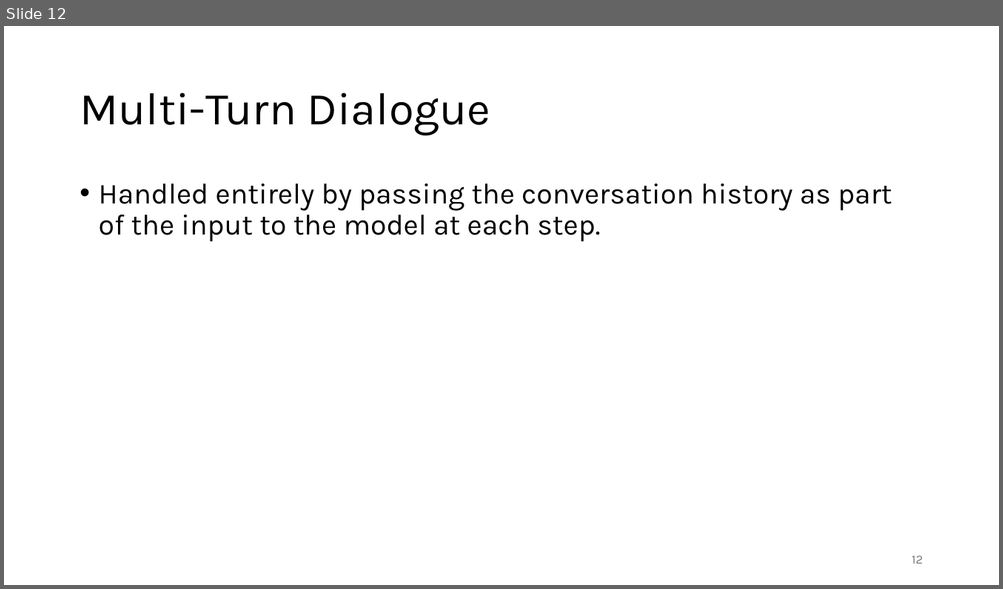
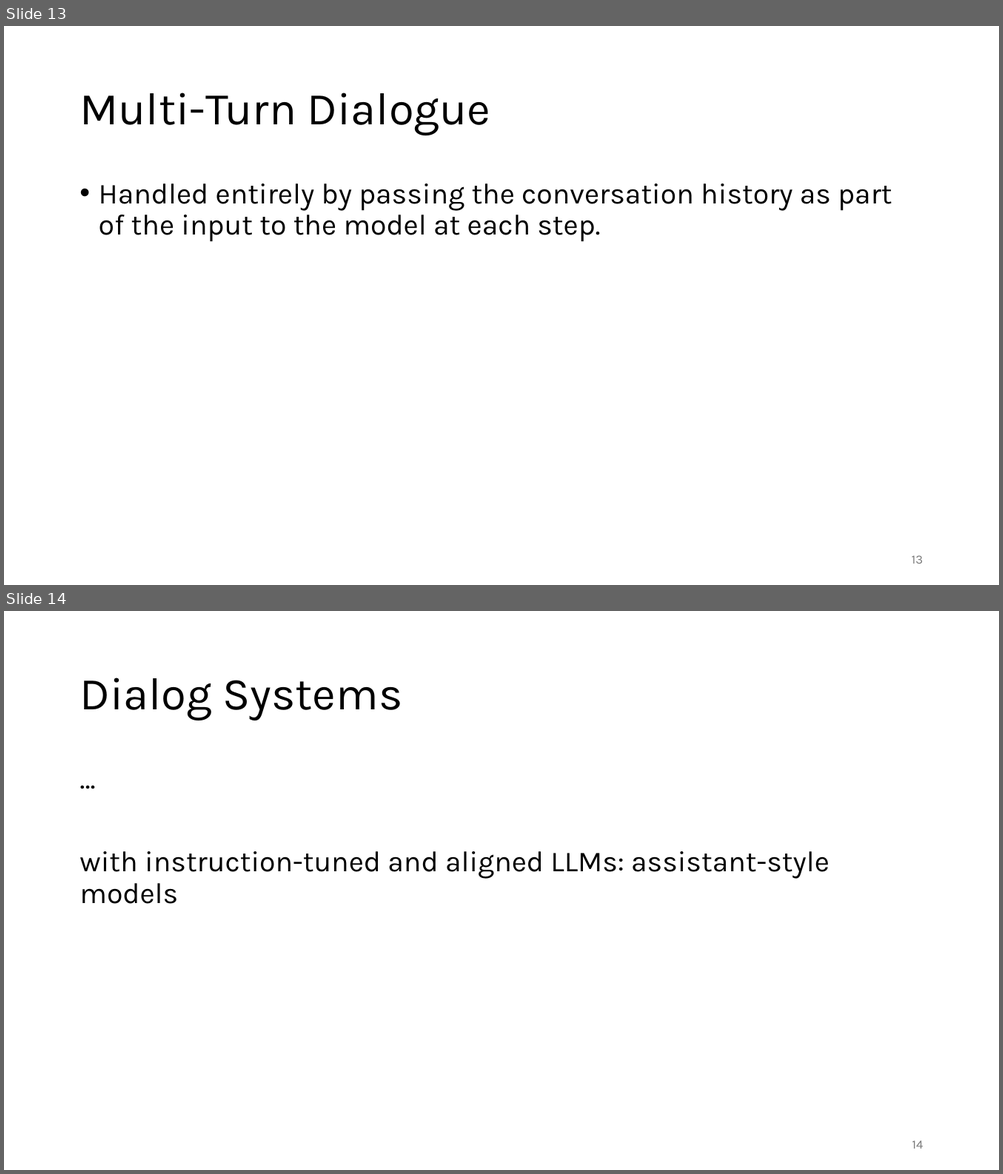
Before and after one commit to FelixWick/language_models, a slide deck: slides/6_instruction_tuning.pptx. Shown one above the other, each under a label of ours: slide 12 before the commit, slides 13 and 14 after it. The pictures are 1003x589 and 1003x1174 pixels, drawn with LibreOffice and Linux fonts; fonts in the diff are those of the drawing. Boxes give left, top, right and bottom in pixels: in the first picture for what was removed or moved away, otherwise in the second. Text is boxed around its words. In the diff, an @@ line names an element or a change of style, - is before the commit and + after.

```diff
--- a/slides/6_instruction_tuning.pptx
+++ b/slides/6_instruction_tuning.pptx
@@ slide 14 added at [4, 611, 999, 1170], background #FFFFFF @@
@@ title added at [79, 678, 403, 721], 44 pt, text #000000 @@
+Dialog Systems
@@ text added at [79, 851, 829, 904], 28 pt, text #000000 @@
+…
+with instruction-tuned and aligned LLMs: assistant-style models
@@ page number added at [912, 1141, 923, 1149], 12 pt, text #797979 @@
+14
@@ what was slide 12 is now slide 13 @@
@@ page number at [911, 556, 922, 564]: text changed @@
-12
+13
```
Also in this commit, not shown: 1 other slide added, 2 other files.
